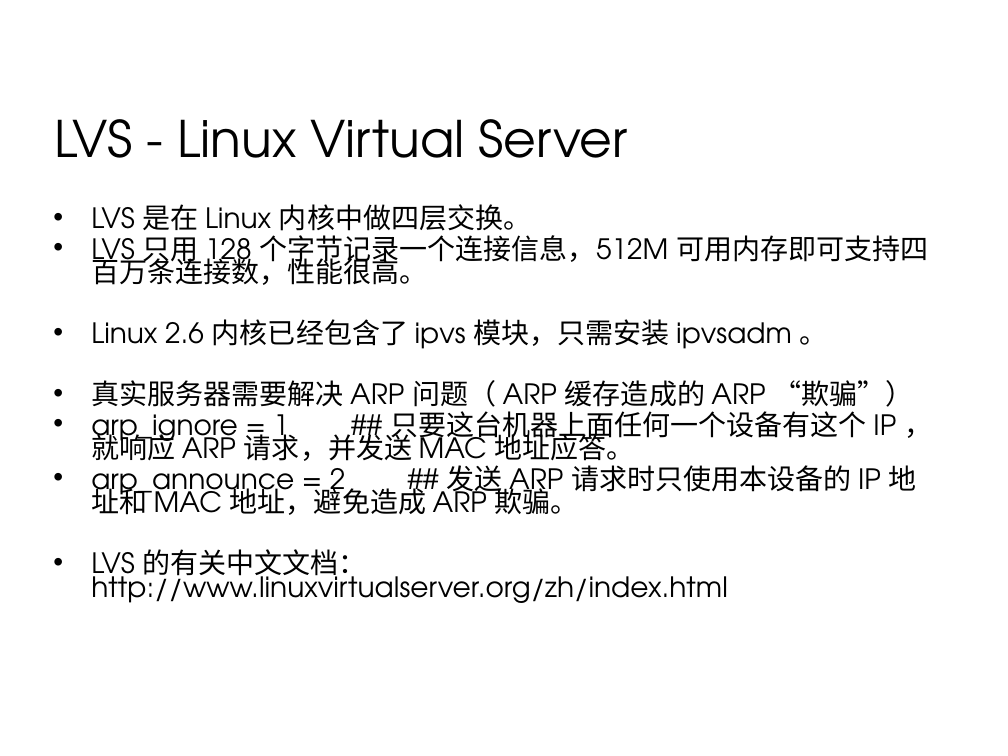
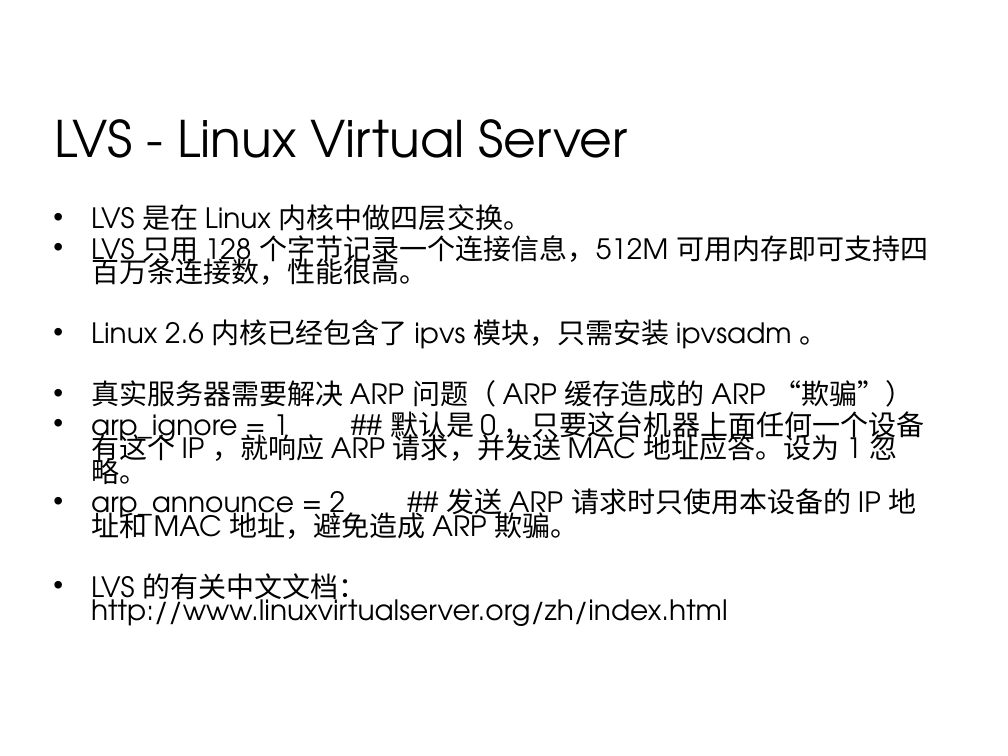
Before and after one commit to 7KjN3mHq/bluedata, a slide deck: slide 9 of system/01总览/架构/网站集群架构.ppt. Drawn at 1008x756 pixels with LibreOffice and Linux fonts; fonts in the diff are those of the drawing; background and template pictures are left out. Boxes give left, top, right and bottom in pixels: in the first picture for what was removed or moved away, otherwise in the second. Text is boxed around its words. In the diff, an @@ line names an element or a change of style, - is before the commit and + after.

```diff
--- a/system/01总览/架构/网站集群架构.ppt
+++ b/system/01总览/架构/网站集群架构.ppt
@@ text at bbox=[91, 204, 928, 626]: indent changed @@
@@ text at bbox=[91, 405, 925, 484]: text changed @@
-• arp_ignore = 1 ## 只要这台机器上面任何一个设备有这个 IP ，就响应 ARP 请求，并发送 MAC 地址应答。
+• arp_ignore = 1 ## 默认是 0 ，只要这台机器上面任何一个设备有这个 IP ，就响应 ARP 请求，并发送 MAC 地址应答。设为 1 忽略。
```
Also in this commit, not shown: 27 other slides changed, 1 other file.
